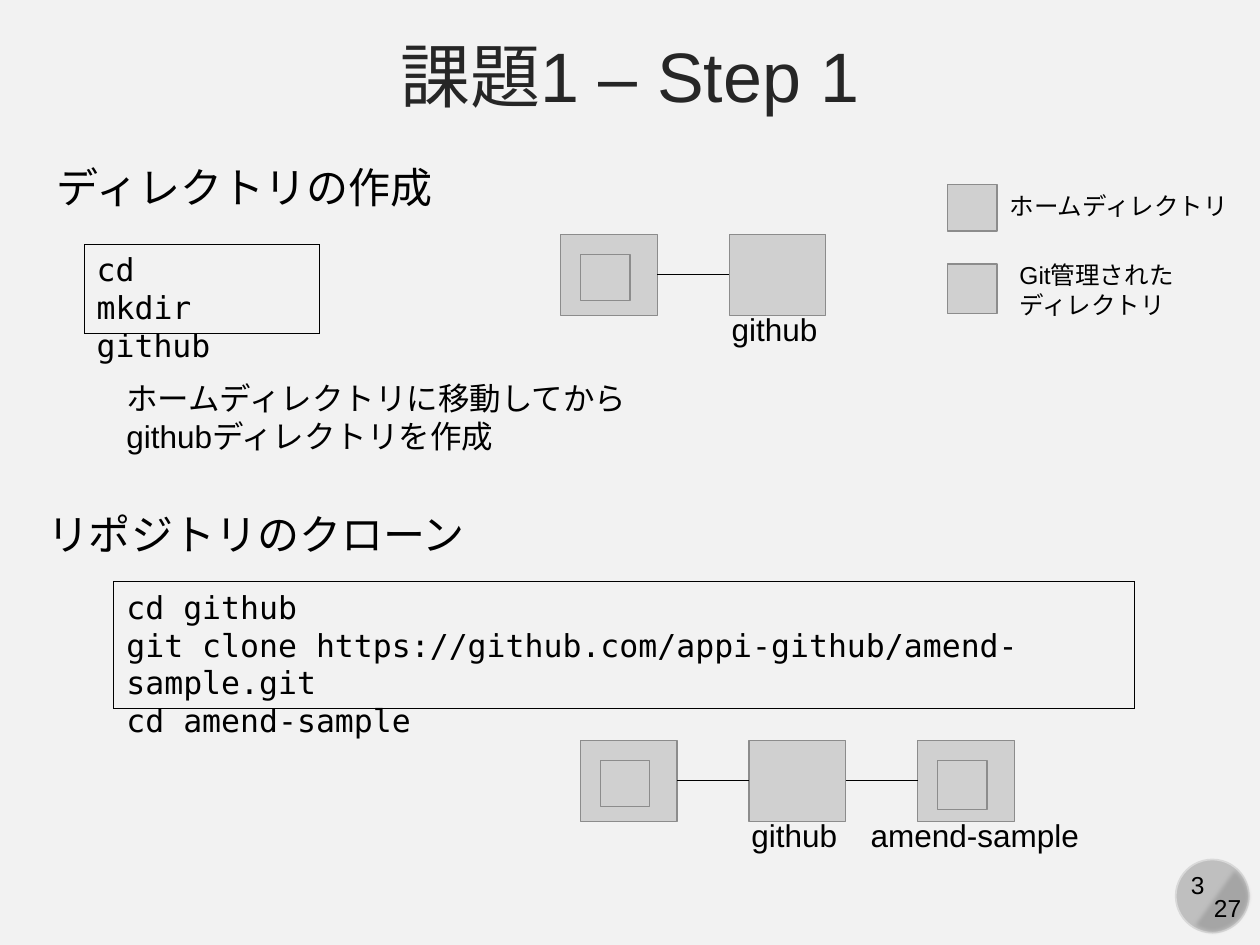
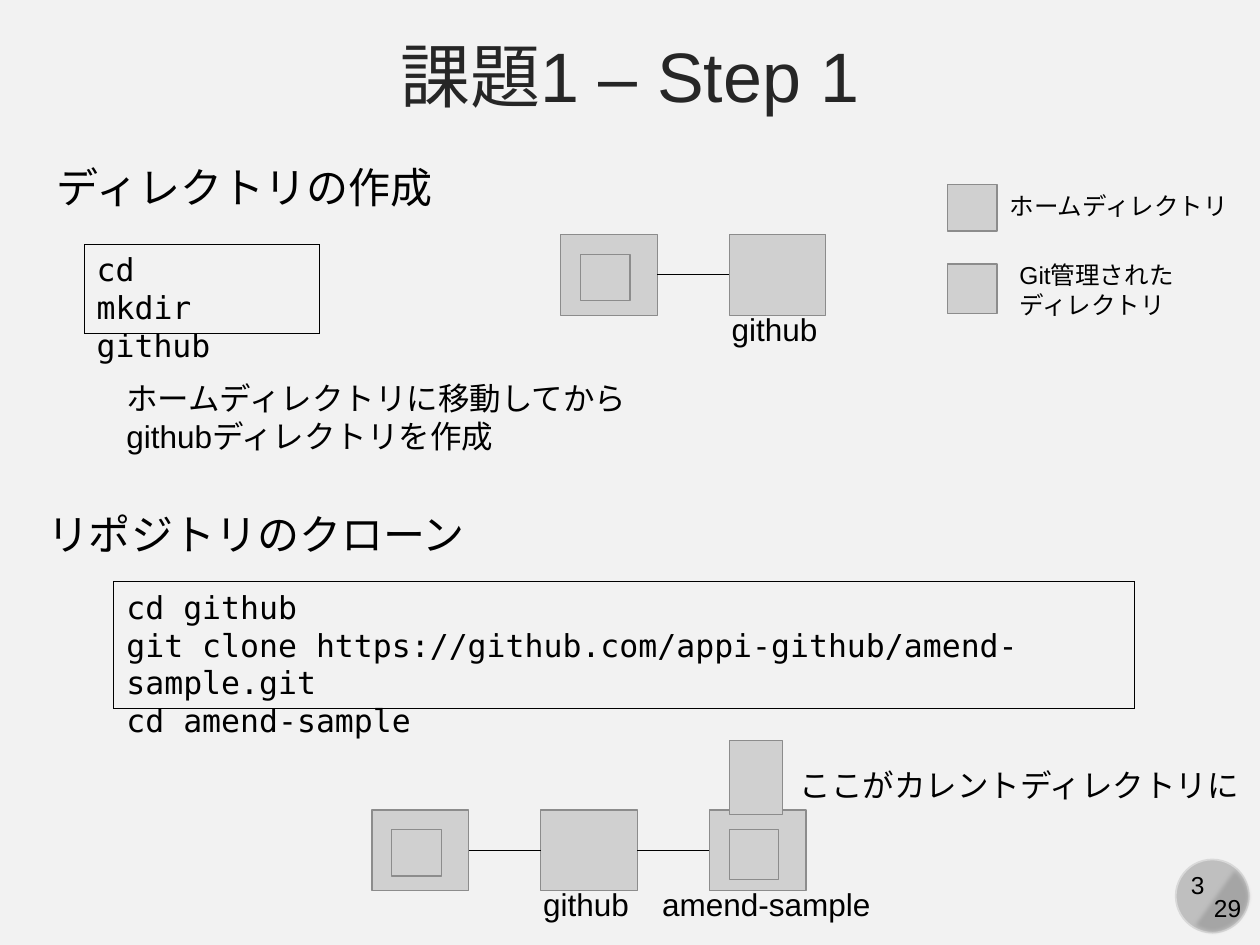
Before and after one commit to kaityo256/github, a slide deck: slide 3 of practice_advanced/fig/slide.pptx. Drawn at 1260x945 pixels with LibreOffice and Linux fonts; fonts in the diff are those of the drawing; grey boxes stand for pictures. Boxes give left, top, right and bottom in pixels: in the first picture for what was removed or moved away, otherwise in the second. Text is boxed around its words. In the diff, an @@ line names an element or a change of style, - is before the commit and + after.

```diff
--- a/practice_advanced/fig/slide.pptx
+++ b/practice_advanced/fig/slide.pptx
@@ picture added at (730,741,782,815) @@
@@ text added at (800,770,1239,800), 18 pt, text #000000 @@
+ここがカレントディレクトリに
@@ 3 pictures, 2 texts, 1 line: place and size @@
-3 pictures, 2 texts, 1 line at (581,741,1079,853)
+3 pictures, 2 texts, 1 line at (372,810,870,922)
@@ 2 pictures, 1 line: place and size @@
-2 pictures, 1 line at (748,741,987,822)
+2 pictures, 1 line at (541,810,779,891)
@@ text at (1214,900,1241,923): text changed @@
-27
+29
```
Also in this commit, not shown: 4 other slides changed, 24 slides added, 1 slide removed, 1 other file.
